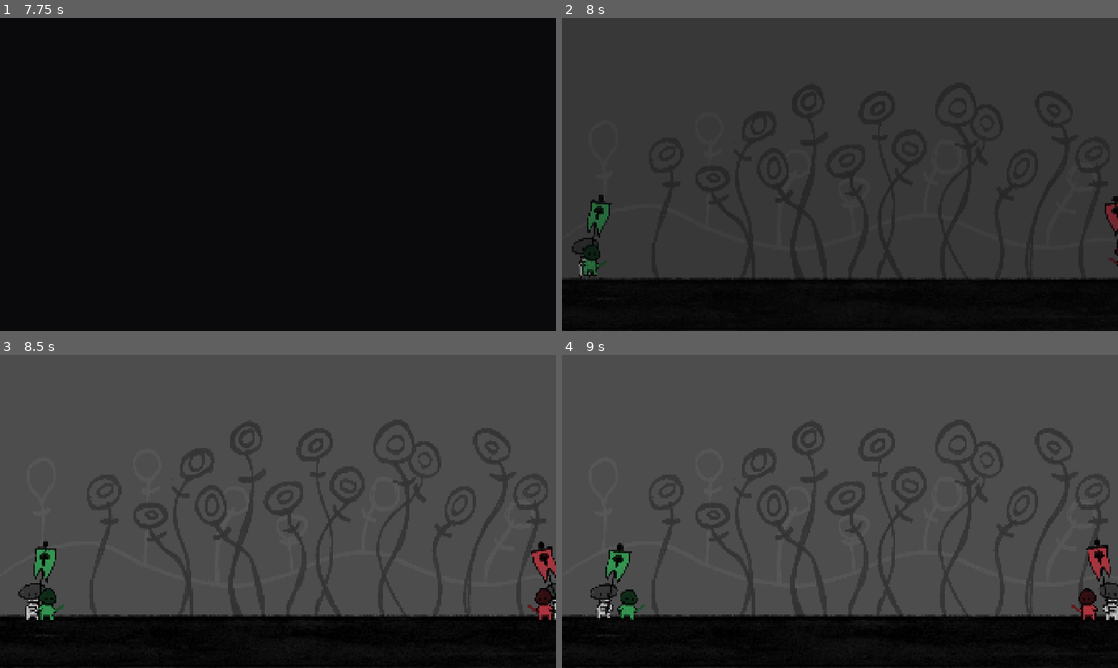
Above: before the commit, frames 1-4 (two rows, left to right).
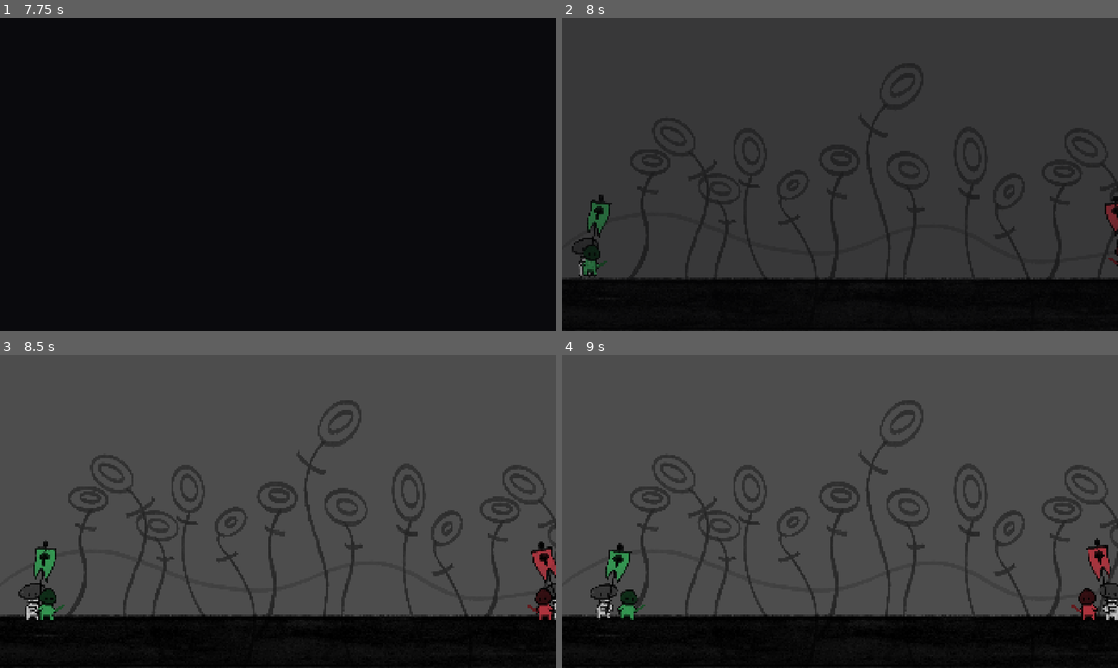
Above: after the commit, the same moments.

Repository: stonecauldron/mycelium-prototype
Game: Godot game, scene res://assets/base/base.tscn
Two runs of this game, one before a commit and one after it. Both use one fixed random seed, a clock stepped at 60 frames per second and the inputs below.
Inputs (mouse positions are in pixels of both pictures, inside the frame that each line leads up to):
- Up to frame 1 (7.75 s): click "Nursery" at 0.5 s; click "Barracks" at 1.25 s; click "Nursery" at 2 s; click "Barracks" at 2.75 s; click "Nursery" at 3.5 s; click "Barracks" at 4.25 s; drag from (33, 105) to (333, 105) at 5.02 s; drag from (77, 105) to (250, 237) at 5.77 s; move the mouse to (122, 105) at 6.52 s; click (122, 105) at 6.67 s; click "Start Combat" at 7.25 s
- Up to frame 2 (8 s): no input
- Up to frame 3 (8.5 s): drag from (250, 574) to (27, 599) at 8.02 s
- Up to frame 4 (9 s): move the mouse to (1006, 558) at 8.77 s; click (1006, 558) at 8.92 s

Frame 1 is identical in both runs. In frame 2, 0.9% of the frame differs, in the area x 12-100%, y 27-84%; in frame 3, 5.8%; in frame 4, 5.8%, in the area x 12-100%, y 14-84%.

Commit message:
Rebuild combat stage background from a shared atlas.
Replace the swamp plate sprites with atlas regions for hills and mould layers.

Co-authored-by: Cursor <cursoragent@cursor.com>

Diff:
--- a/assets/combat/combat_stage/combat_stage.tscn
+++ b/assets/combat/combat_stage/combat_stage.tscn
@@ -2,9 +2,8 @@
 
 [ext_resource type="Script" uid="uid://cdvma8eegsp43" path="res://assets/combat/combat_stage/combat_stage.gd" id="1_combat"]
 [ext_resource type="Script" uid="uid://m3t2vpa73j5r" path="res://assets/combat/combat_stage/battle_camera.gd" id="2_camera"]
-[ext_resource type="Texture2D" uid="uid://d3hp7svivvnxh" path="res://assets/combat/combat_stage/background_swamp_0.png" id="2_mqp0b"]
+[ext_resource type="Texture2D" uid="uid://cwuylhpwymp7" path="res://assets/combat/combat_stage/combat_stage_atlas.png" id="2_mqp0b"]
 [ext_resource type="Texture2D" uid="uid://c6613lhynerid" path="res://assets/combat/combat_stage/floor.png" id="2_pvs8v"]
-[ext_resource type="Texture2D" uid="uid://bbo08payn1nrc" path="res://assets/combat/combat_stage/background_swamp_1.png" id="3_mqp0b"]
 [ext_resource type="PackedScene" uid="uid://cfpo0kyhrqm3y" path="res://assets/combat/troop/player_troop.tscn" id="3_player"]
 [ext_resource type="PackedScene" uid="uid://cenemyarmy001" path="res://assets/combat/troop/enemy_troop.tscn" id="4_enemy"]
 
@@ -24,25 +23,161 @@
 [node name="Background" type="Node2D" parent="World" unique_id=671687693]
 z_index = -20
 
-[node name="Hills" type="Sprite2D" parent="World/Background" unique_id=25355457]
-position = Vector2(960, 540)
-scale = Vector2(0.5, 0.5)
-texture = ExtResource("2_mqp0b")
-
-[node name="Hills2" type="Sprite2D" parent="World/Background" unique_id=586121355]
-position = Vector2(2871, 554)
-scale = Vector2(0.5, 0.5)
-texture = ExtResource("2_mqp0b")
-
-[node name="Mould" type="Sprite2D" parent="World/Background" unique_id=819780414]
-position = Vector2(960, 540)
-scale = Vector2(0.5, 0.5)
-texture = ExtResource("3_mqp0b")
-
-[node name="Mould2" type="Sprite2D" parent="World/Background" unique_id=1400390724]
-position = Vector2(2435, 539)
-scale = Vector2(0.5, 0.5)
-texture = ExtResource("3_mqp0b")
+[node name="Hill" type="Sprite2D" parent="World/Background" unique_id=579939570]
+modulate = Color(0.24296594, 0.2429657, 0.24296573, 1)
+position = Vector2(954, 759)
+scale = Vector2(0.5, 0.5)
+texture = ExtResource("2_mqp0b")
+region_enabled = true
+region_rect = Rect2(0, 1799, 3840, 361)
+
+[node name="Hill2" type="Sprite2D" parent="World/Background" unique_id=56988798]
+modulate = Color(0.24296594, 0.2429657, 0.24296573, 1)
+position = Vector2(2870, 770)
+scale = Vector2(0.5, 0.5)
+texture = ExtResource("2_mqp0b")
+region_enabled = true
+region_rect = Rect2(0, 1799, 3840, 361)
+
+[node name="Mould" type="Node2D" parent="World/Background" unique_id=304601161]
+
+[node name="Mould0" type="Sprite2D" parent="World/Background/Mould" unique_id=25355457]
+modulate = Color(0.14117648, 0.14117648, 0.14117648, 1)
+position = Vector2(300, 682)
+scale = Vector2(0.5, 0.5)
+texture = ExtResource("2_mqp0b")
+region_enabled = true
+region_rect = Rect2(0, 296, 305, 924)
+
+[node name="Mould1" type="Sprite2D" parent="World/Background/Mould" unique_id=326186631]
+modulate = Color(0.14117648, 0.14117648, 0.14117648, 1)
+position = Vector2(423, 661)
+scale = Vector2(0.5, 0.5)
+texture = ExtResource("2_mqp0b")
+flip_h = true
+region_enabled = true
+region_rect = Rect2(920, 0, 446, 1278)
+
+[node name="Mould3" type="Sprite2D" parent="World/Background/Mould" unique_id=2079498891]
+modulate = Color(0.14117648, 0.14117648, 0.14117648, 1)
+position = Vector2(552, 850)
+scale = Vector2(0.5, 0.5)
+texture = ExtResource("2_mqp0b")
+flip_h = true
+region_enabled = true
+region_rect = Rect2(1552, 69, 336, 1259)
+
+[node name="Mould4" type="Sprite2D" parent="World/Background/Mould" unique_id=1727620114]
+modulate = Color(0.14117648, 0.14117648, 0.14117648, 1)
+position = Vector2(649, 645)
+scale = Vector2(0.5, 0.5)
+texture = ExtResource("2_mqp0b")
+flip_h = true
+region_enabled = true
+region_rect = Rect2(2161, 178, 237, 1065)
+
+[node name="Mould5" type="Sprite2D" parent="World/Background/Mould" unique_id=177725854]
+modulate = Color(0.14117648, 0.14117648, 0.14117648, 1)
+position = Vector2(813, 810)
+scale = Vector2(0.5, 0.5)
+texture = ExtResource("2_mqp0b")
+flip_h = true
+region_enabled = true
+region_rect = Rect2(2531, 72, 293, 1145)
+
+[node name="Mould2" type="Node2D" parent="World/Background" unique_id=577442960]
+position = Vector2(656, -212)
+scale = Vector2(1, 1.2)
+
+[node name="Mould0" type="Sprite2D" parent="World/Background/Mould2" unique_id=367371577]
+modulate = Color(0.14117648, 0.14117648, 0.14117648, 1)
+position = Vector2(297, 770.8333)
+scale = Vector2(0.5, 0.5)
+texture = ExtResource("2_mqp0b")
+region_enabled = true
+region_rect = Rect2(0, 296, 305, 924)
+
+[node name="Mould1" type="Sprite2D" parent="World/Background/Mould2" unique_id=1347716]
+modulate = Color(0.14117648, 0.14117648, 0.14117648, 1)
+position = Vector2(481, 623.3333)
+scale = Vector2(0.5, 0.5)
+texture = ExtResource("2_mqp0b")
+region_enabled = true
+region_rect = Rect2(920, 0, 446, 1278)
+
+[node name="Mould3" type="Sprite2D" parent="World/Background/Mould2" unique_id=962910155]
+modulate = Color(0.14117648, 0.14117648, 0.14117648, 1)
+position = Vector2(547, 874.99994)
+scale = Vector2(0.5, 0.5)
+texture = ExtResource("2_mqp0b")
+flip_h = true
+region_enabled = true
+region_rect = Rect2(1552, 69, 336, 1259)
+
+[node name="Mould4" type="Sprite2D" parent="World/Background/Mould2" unique_id=106094450]
+modulate = Color(0.14117648, 0.14117648, 0.14117648, 1)
+position = Vector2(756, 754.99994)
+scale = Vector2(0.5, 0.5)
+texture = ExtResource("2_mqp0b")
+flip_h = true
+region_enabled = true
+region_rect = Rect2(2161, 178, 237, 1065)
+
+[node name="Mould5" type="Sprite2D" parent="World/Background/Mould2" unique_id=633155942]
+modulate = Color(0.14117648, 0.14117648, 0.14117648, 1)
+position = Vector2(903, 908.3333)
+scale = Vector2(0.5, 0.5)
+texture = ExtResource("2_mqp0b")
+flip_h = true
+region_enabled = true
+region_rect = Rect2(2531, 72, 293, 1145)
+
+[node name="Mould3" type="Node2D" parent="World/Background" unique_id=2065411247]
+position = Vector2(1422, 38)
+
+[node name="Mould0" type="Sprite2D" parent="World/Background/Mould3" unique_id=1876504889]
+modulate = Color(0.14117648, 0.14117648, 0.14117648, 1)
+position = Vector2(300, 682)
+scale = Vector2(0.5, 0.5)
+texture = ExtResource("2_mqp0b")
+region_enabled = true
+region_rect = Rect2(0, 296, 305, 924)
+
+[node name="Mould1" type="Sprite2D" parent="World/Background/Mould3" unique_id=724503985]
+modulate = Color(0.14117648, 0.14117648, 0.14117648, 1)
+position = Vector2(423, 661)
+scale = Vector2(0.5, 0.5)
+texture = ExtResource("2_mqp0b")
+flip_h = true
+region_enabled = true
+region_rect = Rect2(920, 0, 446, 1278)
+
+[node name="Mould3" type="Sprite2D" parent="World/Background/Mould3" unique_id=557238358]
+modulate = Color(0.14117648, 0.14117648, 0.14117648, 1)
+position = Vector2(552, 850)
+scale = Vector2(0.5, 0.5)
+texture = ExtResource("2_mqp0b")
+flip_h = true
+region_enabled = true
+region_rect = Rect2(1552, 69, 336, 1259)
+
+[node name="Mould4" type="Sprite2D" parent="World/Background/Mould3" unique_id=834679134]
+modulate = Color(0.14117648, 0.14117648, 0.14117648, 1)
+position = Vector2(649, 645)
+scale = Vector2(0.5, 0.5)
+texture = ExtResource("2_mqp0b")
+flip_h = true
+region_enabled = true
+region_rect = Rect2(2161, 178, 237, 1065)
+
+[node name="Mould5" type="Sprite2D" parent="World/Background/Mould3" unique_id=343054095]
+modulate = Color(0.14117648, 0.14117648, 0.14117648, 1)
+position = Vector2(813, 810)
+scale = Vector2(0.5, 0.5)
+texture = ExtResource("2_mqp0b")
+flip_h = true
+region_enabled = true
+region_rect = Rect2(2531, 72, 293, 1145)
 
 [node name="WorldBoundary" type="StaticBody2D" parent="World" unique_id=377154070]
 collision_mask = 0
Binary file removed: assets/combat/combat_stage/background_swamp_0.png
Binary file removed: assets/combat/combat_stage/background_swamp_1.png
Not shown, removed: assets/combat/combat_stage/background_swamp_1.png.import
Binary file added: assets/combat/combat_stage/combat_stage_atlas.png
Not shown, changed: assets/combat/combat_stage/combat_stage_atlas.png.import
